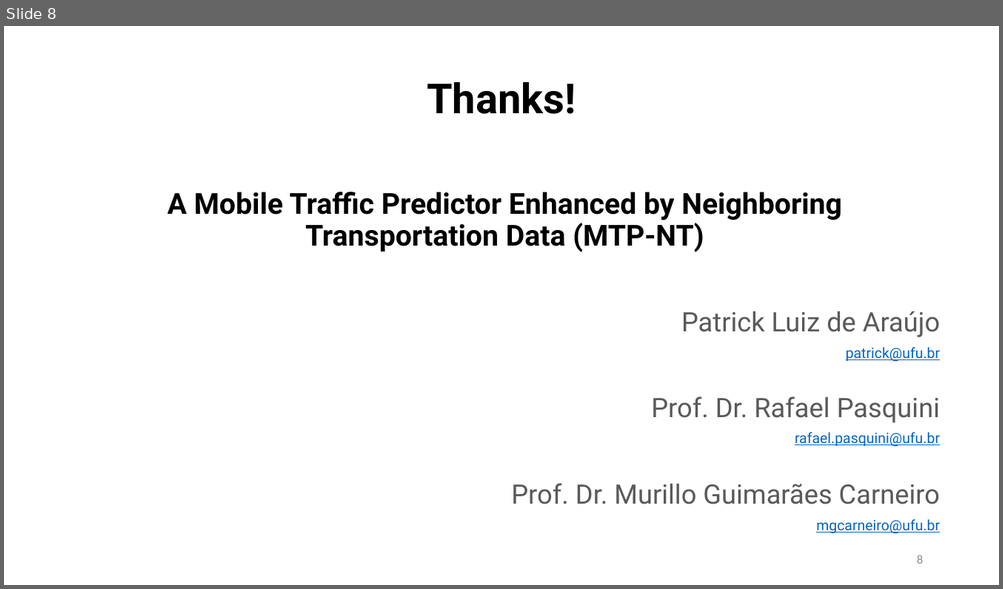
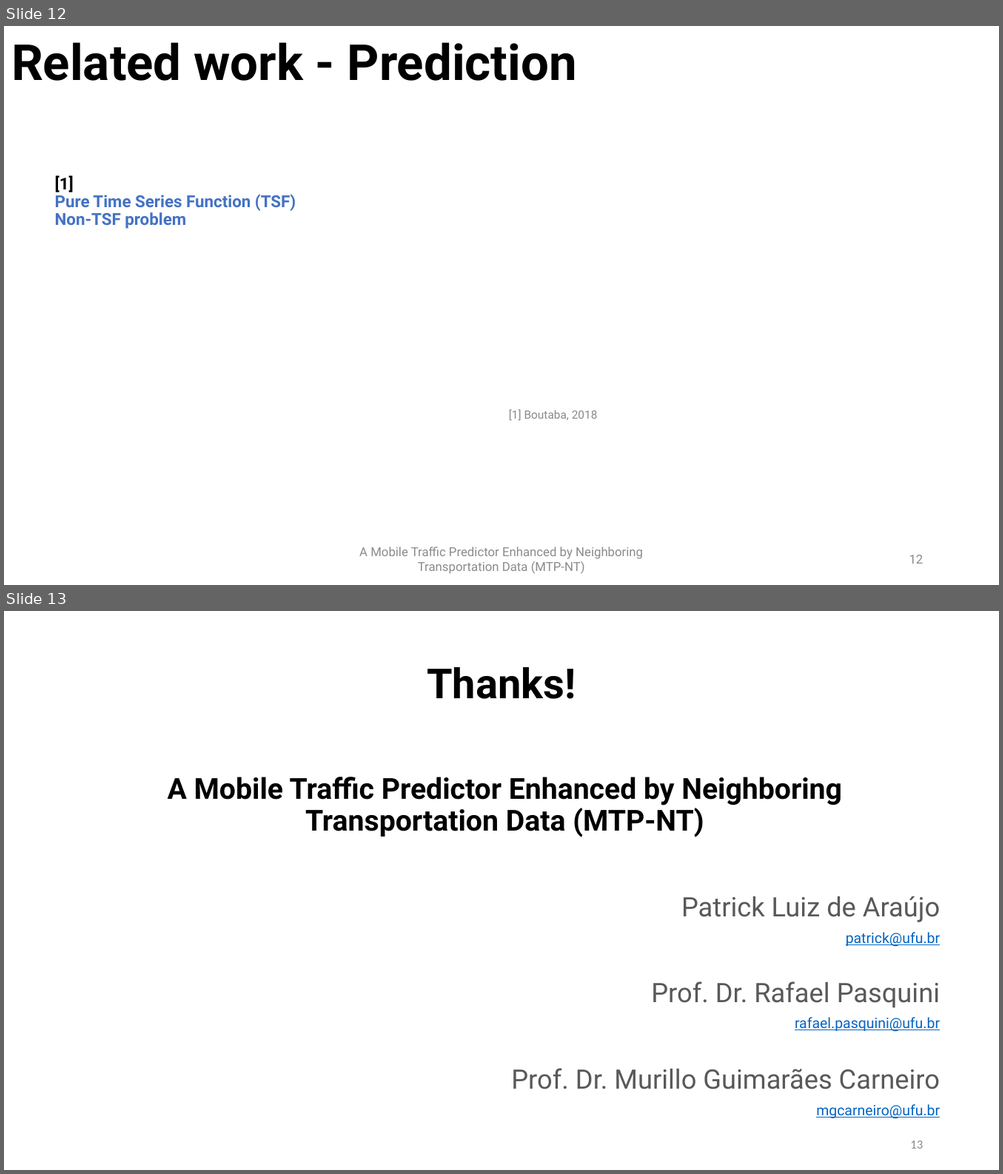
Before and after one commit to PatrickLdA/milan-telecom-analysis, a slide deck: defesa.pptx. Shown one above the other, each under a label of ours: slide 8 before the commit, slides 12 and 13 after it. The pictures are 1003x589 and 1003x1174 pixels, drawn with LibreOffice and Linux fonts; fonts in the diff are those of the drawing. Boxes give left, top, right and bottom in pixels: in the first picture for what was removed or moved away, otherwise in the second. Text is boxed around its words. In the diff, an @@ line names an element or a change of style, - is before the commit and + after.

```diff
--- a/defesa.pptx
+++ b/defesa.pptx
@@ slide 12 added at box(4, 26, 999, 585), background #FFFFFF @@
@@ text added at box(11, 42, 577, 81), 48 pt, text #000000, bold @@
+Related work - Prediction
@@ text added at box(55, 175, 296, 229), 16 pt, text #4472C4, bold @@
+[1]
+Pure Time Series Function (TSF)
+Non-TSF problem
@@ text added at box(509, 409, 597, 421), 11 pt, text #898989 @@
+[1] Boutaba, 2018
@@ text added at box(359, 547, 643, 574), 12 pt, text #8C8C8C @@
+A Mobile Traffic Predictor Enhanced by Neighboring Transportation Data (MTP-NT)
@@ page number added at box(909, 555, 923, 564), 12 pt, text #8C8C8C @@
+12
@@ what was slide 8 is now slide 13 @@
@@ page number at box(910, 1141, 922, 1149): text changed @@
-8
+13
```
Also in this commit, not shown: 1 slide changed, 4 other slides added.
